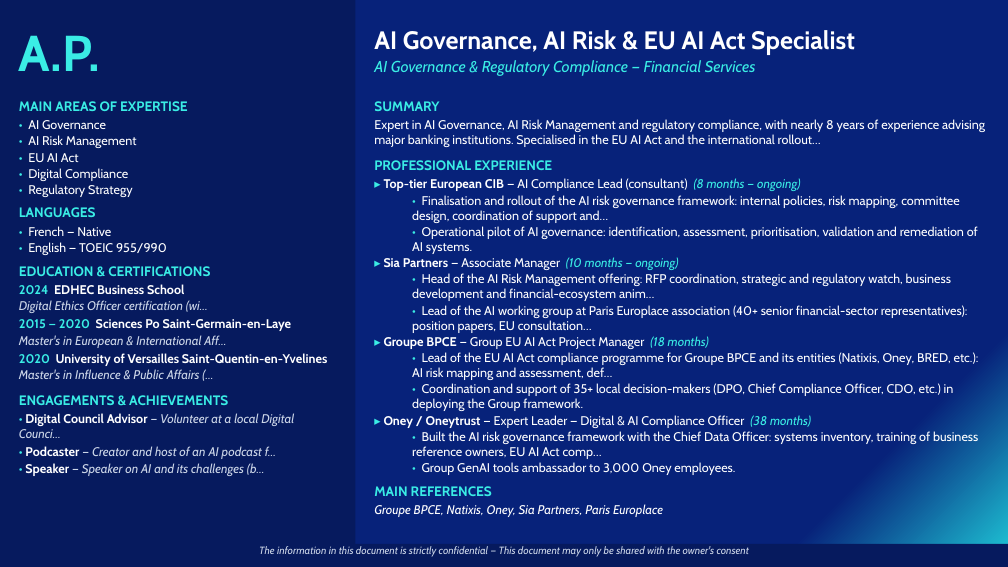
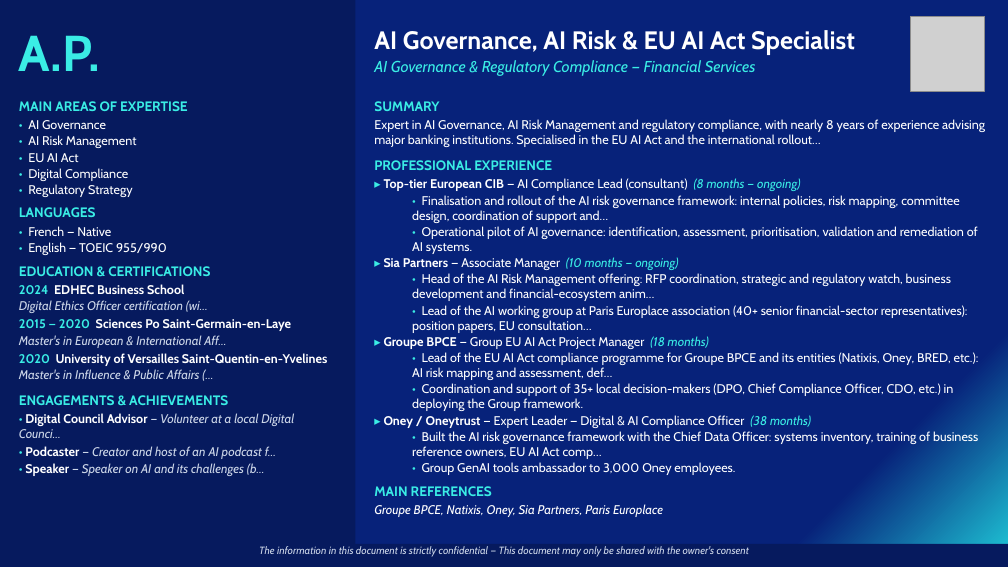
Before and after one commit to insidebankingfrance-rgb/G-n-rateur-de-CV, a slide deck: slide 2 of outputs/A.P._ai_governance.pptx. Drawn at 1008x567 pixels with LibreOffice and Linux fonts; fonts in the diff are those of the drawing; grey boxes stand for pictures. Boxes give left, top, right and bottom in pixels: in the first picture for what was removed or moved away, otherwise in the second. Text is boxed around its words. In the diff, an @@ line names an element or a change of style, - is before the commit and + after.

```diff
--- a/outputs/A.P._ai_governance.pptx
+++ b/outputs/A.P._ai_governance.pptx
@@ picture added at (x1=910, y1=17, x2=985, y2=91) @@
```
Also in this commit, not shown: 1 other slide changed, 5 other files.
